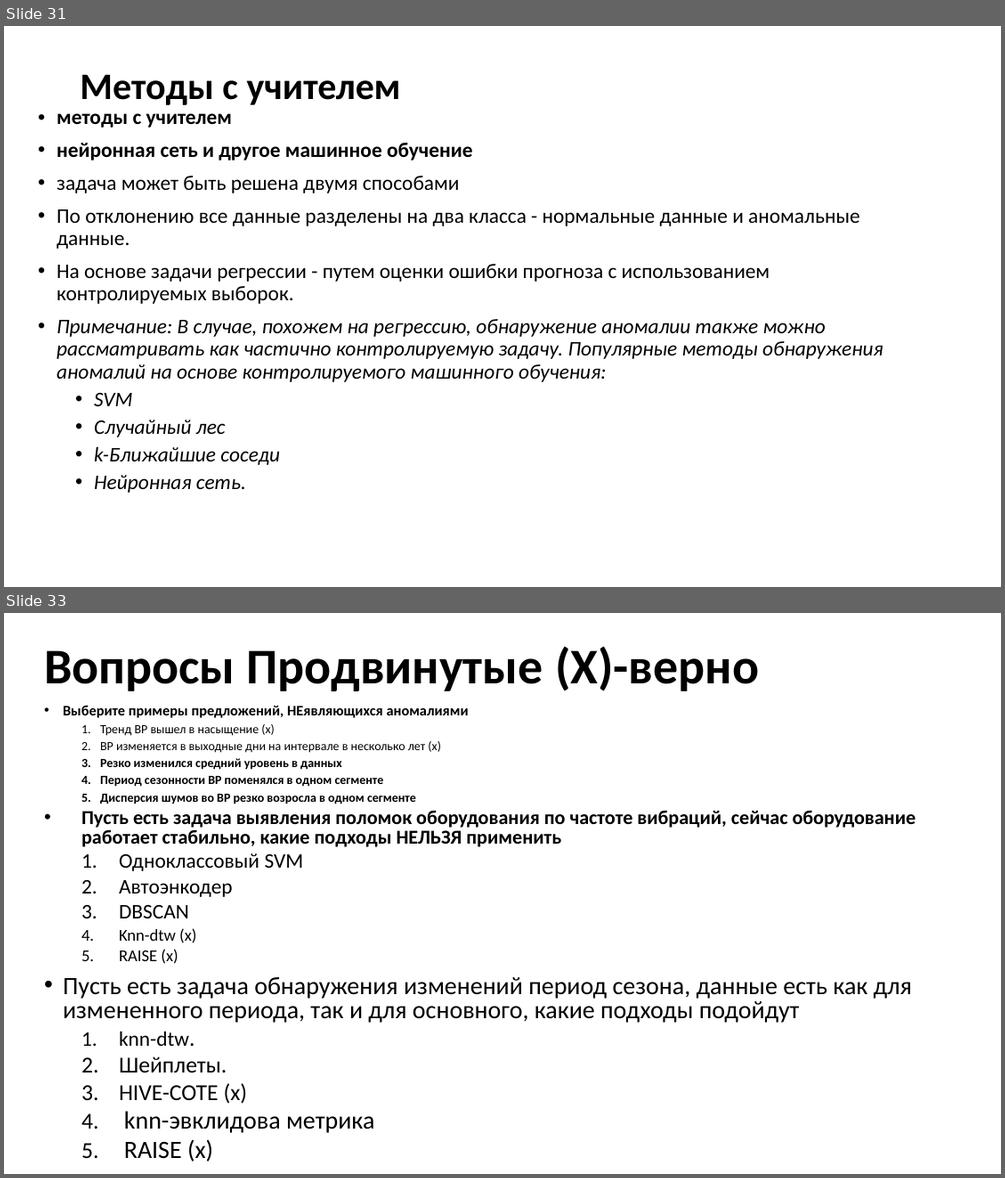
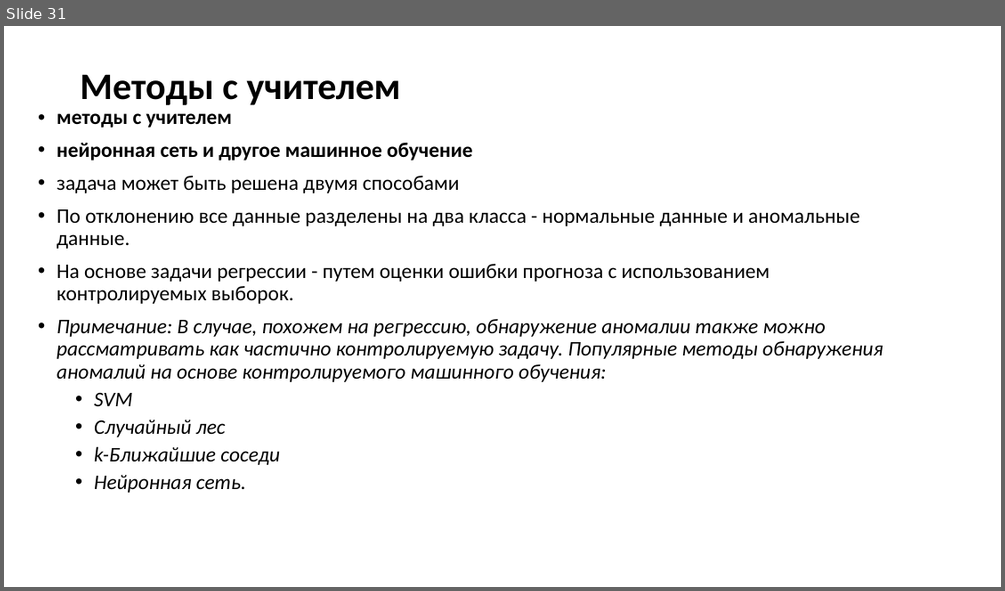
Before and after one commit to MVRonkin/TimeSeriesCourse, a slide deck: 2024/Lec/Юнит 20 - Обнаружение аномалий.pptx. Shown one above the other, each under a label of ours: slides 31 and 33 before the commit, slide 31 after it; the slides between them are not shown. The pictures are 1005x1178 and 1005x591 pixels, drawn with LibreOffice and Linux fonts; fonts in the diff are those of the drawing. Boxes give left, top, right and bottom in pixels: in the first picture for what was removed or moved away, otherwise in the second. Text is boxed around its words. In the diff, an @@ line names an element or a change of style, - is before the commit and + after.

```diff
--- a/2024/Lec/Юнит 20 - Обнаружение аномалий.pptx
+++ b/2024/Lec/Юнит 20 - Обнаружение аномалий.pptx
@@ slide 33 removed at bbox=[4, 613, 1001, 1174], background #FFFFFF @@
@@ title removed at bbox=[44, 646, 759, 691] @@
-Вопросы Продвинутые (X)-верно
@@ text removed at bbox=[63, 705, 916, 1161] @@
-• Выберите примеры предложений, НЕявляющихся аномалиями
-  1. Тренд ВР вышел в насыщение (х)
-  2. ВР изменяется в выходные дни на интервале в несколько лет (х)
-  3. Резко изменился средний уровень в данных
-  4. Период сезонности ВР поменялся в одном сегменте
-  5. Дисперсия шумов во ВР резко возросла в одном сегменте
-  • Пусть есть задача выявления поломок оборудования по частоте вибраций, сейчас оборудование работает стабильно, какие подходы НЕЛЬЗЯ применить
-    1. Одноклассовый SVM
-    2. Автоэнкодер
-    3. DBSCAN
-    4. Knn-dtw (х)
-    5. RAISE (x)
-• Пусть есть задача обнаружения изменений период сезона, данные есть как для измененного периода, так и для основного, какие подходы подойдут
-  1. knn-dtw.
-  2. Шейплеты.
-  3. HIVE-COTE (x)
-  4. knn-эвклидова метрика
-  5. RAISE (x)
```
Also in this commit, not shown: 1 other slide removed, 19 other files.
